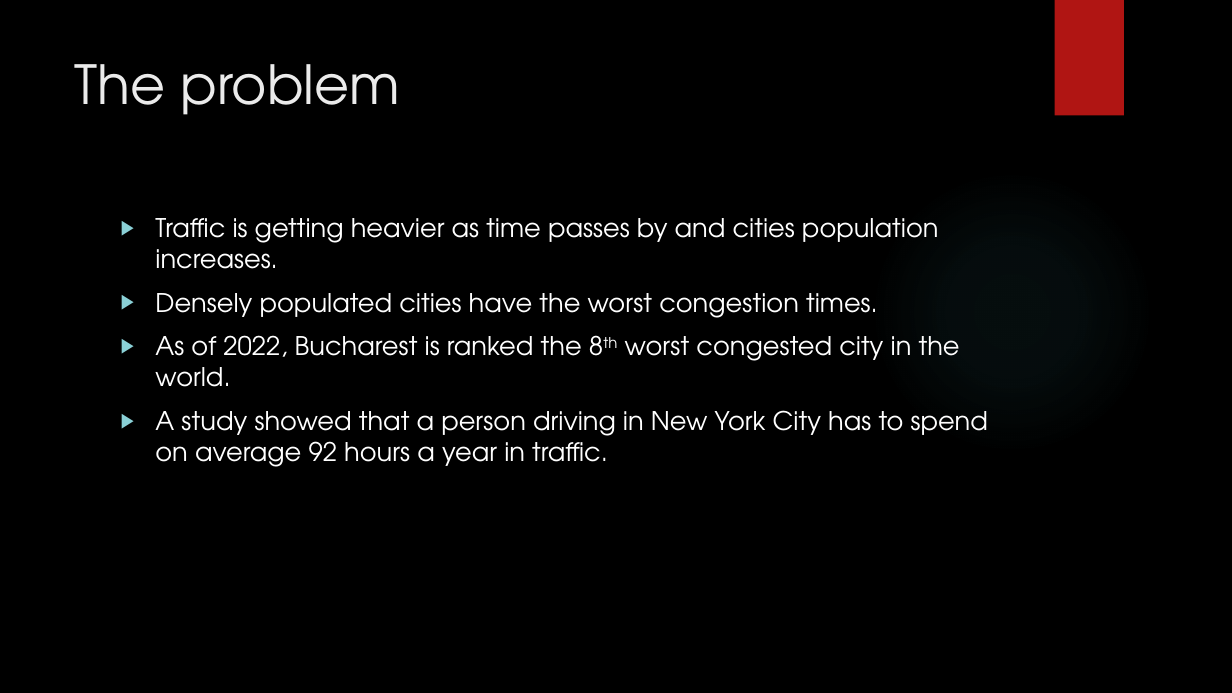
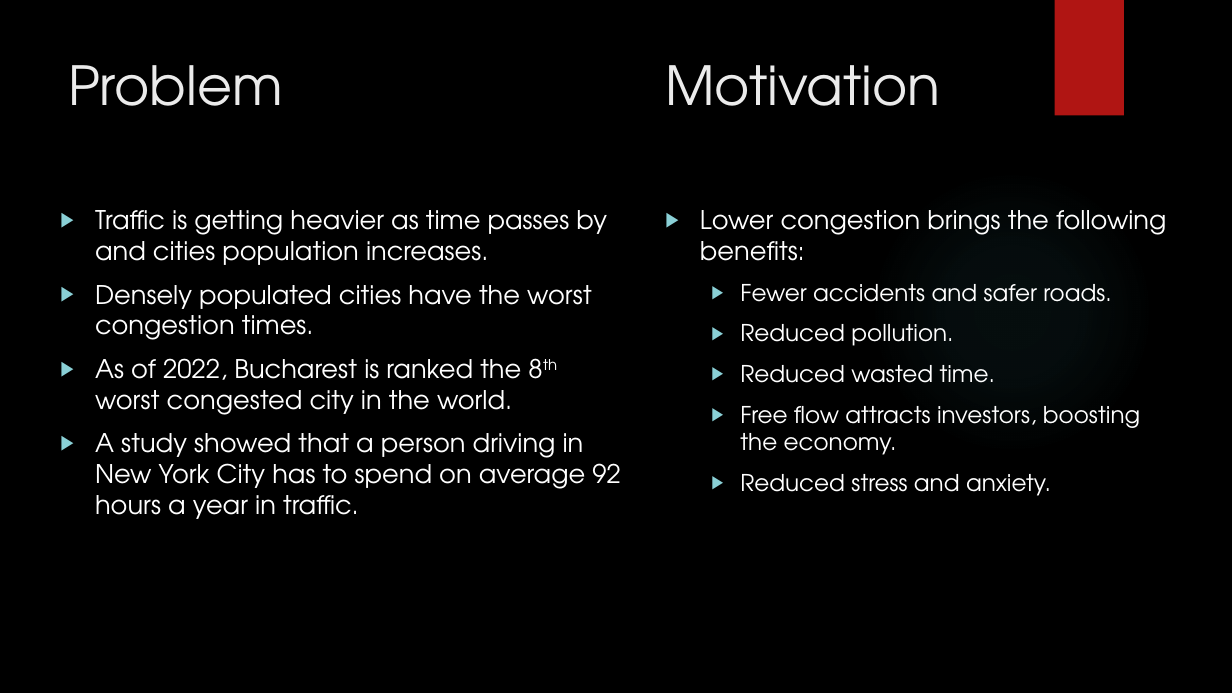
Before and after one commit to SebiBomher/Dissertation-GNN, a slide deck: slide 2 of Presentation.pptx (slide 3 before the commit). Drawn at 1232x693 pixels with LibreOffice and Linux fonts; fonts in the diff are those of the drawing; background and template pictures are left out. Boxes give left, top, right and bottom in pixels: in the first picture for what was removed or moved away, otherwise in the second. Text is boxed around its words. In the diff, an @@ line names an element or a change of style, - is before the commit and + after.

```diff
--- a/Presentation.pptx
+++ b/Presentation.pptx
@@ title at box(68, 65, 283, 106): text changed @@
-The problem
+Problem
@@ text added at box(665, 65, 940, 106), 42 pt, text #EBEBEB @@
+Motivation
@@ text "Traffic is getting heavier as ..." rewrapped from box(155, 218, 988, 467) to box(95, 210, 620, 519) @@
@@ text added at box(700, 210, 1166, 496), 18 pt, text #FFFFFF @@
+▶ Lower congestion brings the following benefits:
+  ▶ Fewer accidents and safer roads.
+  ▶ Reduced pollution.
+  ▶ Reduced wasted time.
+  ▶ Free flow attracts investors, boosting the economy.
+  ▶ Reduced stress and anxiety.
```
Also in this commit, not shown: 2 other slides changed, 1 slide added, 4 slides removed.
